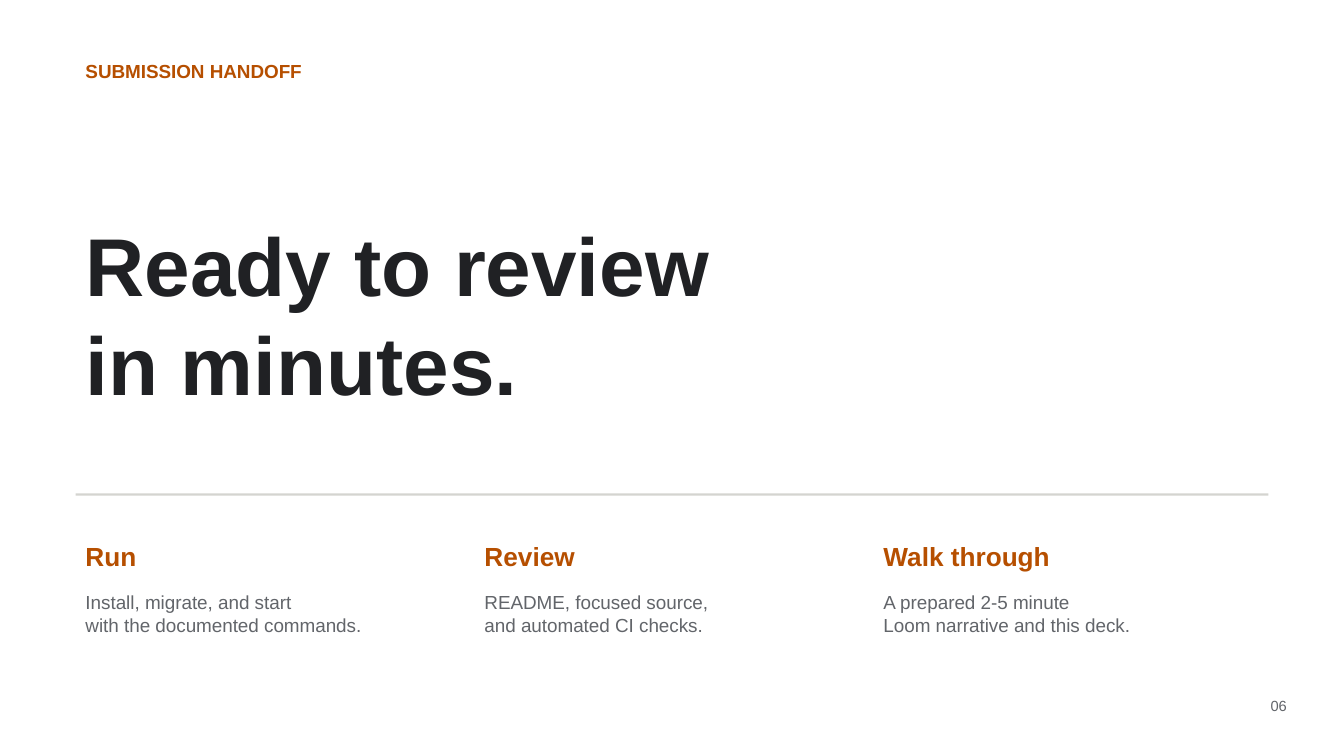
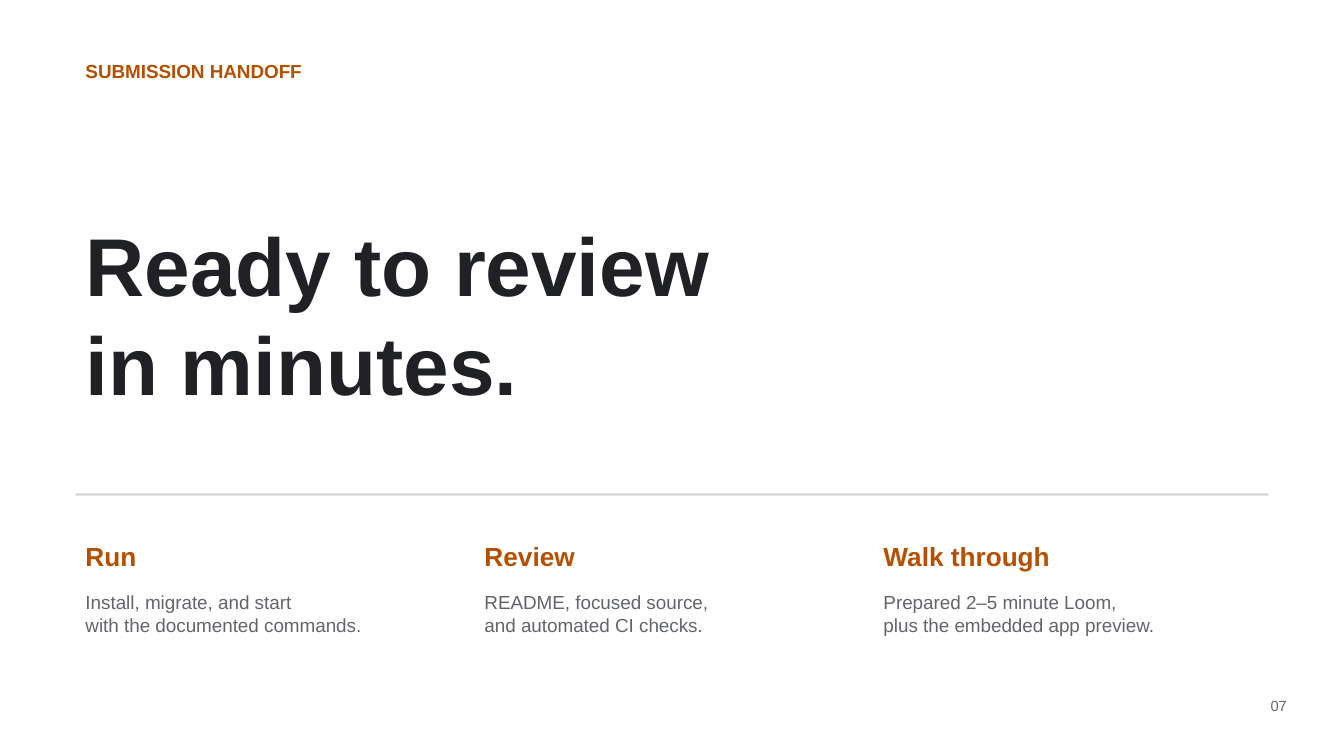
Before and after one commit to MarinJursic/spark-task-tracker, a slide deck: slide 7 of output/presentation/Spark-Task-Tracker-Walkthrough.pptx (slide 6 before the commit). Drawn at 1344x756 pixels with LibreOffice and Linux fonts; fonts in the diff are those of the drawing. Boxes give left, top, right and bottom in pixels: in the first picture for what was removed or moved away, otherwise in the second. Text is boxed around its words. In the diff, an @@ line names an element or a change of style, - is before the commit and + after.

Commit message:
Add embedded product walkthrough

```diff
--- a/output/presentation/Spark-Task-Tracker-Walkthrough.pptx
+++ b/output/presentation/Spark-Task-Tracker-Walkthrough.pptx
@@ text at <box>883,595,1154,636</box>: text changed @@
-A prepared 2-5 minute
-Loom narrative and this deck.
+Prepared 2–5 minute Loom,
+plus the embedded app preview.
@@ text at <box>1271,701,1287,711</box>: text changed @@
-06
+07
```
Also in this commit, not shown: 3 other slides changed, 1 slide added, 2 other files.
